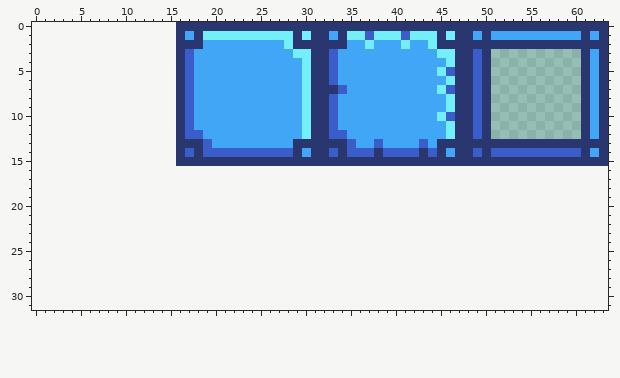
A pixel-art sprite gets an edit: dist/assets/components/block.png. Above, as it was before the edit.
The file is 48x16 pixels. The old version is drawn lined up with the new one, on the new canvas.
After the commit:
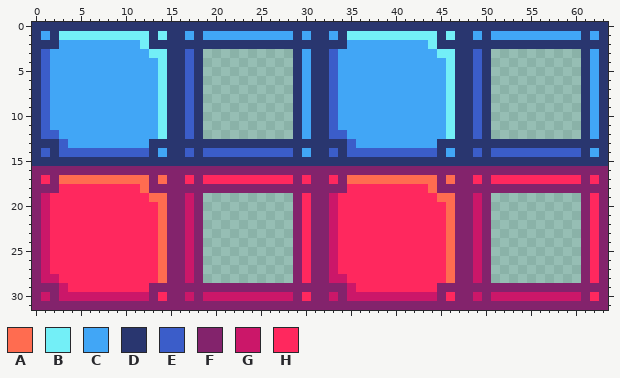
Palette (. is transparent): A #ff6c50  B #73eff7  C #41a6f6  D #29366f  E #3b5dc9  F #83236c  G #cb1769  H #ff285e
What changed:
canvas 48x16 -> 64x32, the old top-left corner now at 16,0
@@ x 0..63 @@
- 0 ................DDDDDDDDDDDDDDDDDDDDDDDDDDDDDDDDDDDDDDDDDDDDDDDD
- 1 ................DCDBBBBBBBBBBDBDDCDBBEBBBEBBBDBDDCDCCCCCCCCCCDCD
- 2 ................DDDCCCCCCCCCBDDDDDDCCBCCCBCCBDDDDDDDDDDDDDDDDDDD
- 3 ................DECCCCCCCCCCCBBDDECCCCCCCCCCCBBDDED..........DCD
- 4 ................DECCCCCCCCCCCCBDDECCCCCCCCCCCCBDDED..........DCD
- 5 ................DECCCCCCCCCCCCBDDECCCCCCCCCCCBEDDED..........DCD
- 6 ................DECCCCCCCCCCCCBDDECCCCCCCCCCCCBDDED..........DCD
- 7 ................DECCCCCCCCCCCCBDDDECCCCCCCCCCBEDDED..........DCD
- 8 ................DECCCCCCCCCCCCBDDECCCCCCCCCCCCBDDED..........DCD
- 9 ................DECCCCCCCCCCCCBDDECCCCCCCCCCCCBDDED..........DCD
-10 ................DECCCCCCCCCCCCBDDECCCCCCCCCCCBEDDED..........DCD
-11 ................DECCCCCCCCCCCCBDDECCCCCCCCCCCCBDDED..........DCD
-12 ................DEECCCCCCCCCCCBDDEECCCCCCCCCCCBDDED..........DCD
-13 ................DDDECCCCCCCCCDDDDDDECCECCCCECDDDDDDDDDDDDDDDDDDD
-14 ................DEDEEEEEEEEEEDCDDEDEEEDEEEEDEDCDDEDEEEEEEEEEEDCD
-15 ................DDDDDDDDDDDDDDDDDDDDDDDDDDDDDDDDDDDDDDDDDDDDDDDD
-16 ................................................................
-17 ................................................................
-18 ................................................................
-19 ................................................................
-20 ................................................................
-21 ................................................................
-22 ................................................................
-23 ................................................................
-24 ................................................................
-25 ................................................................
-26 ................................................................
-27 ................................................................
-28 ................................................................
-29 ................................................................
-30 ................................................................
-31 ................................................................
+ 0 DDDDDDDDDDDDDDDDDDDDDDDDDDDDDDDDDDDDDDDDDDDDDDDDDDDDDDDDDDDDDDDD
+ 1 DCDBBBBBBBBBBDBDDCDCCCCCCCCCCDCDDCDBBBBBBBBBBDBDDCDCCCCCCCCCCDCD
+ 2 DDDCCCCCCCCCBDDDDDDDDDDDDDDDDDDDDDDCCCCCCCCCBDDDDDDDDDDDDDDDDDDD
+ 3 DECCCCCCCCCCCBBDDED..........DCDDECCCCCCCCCCCBBDDED..........DCD
+ 4 DECCCCCCCCCCCCBDDED..........DCDDECCCCCCCCCCCCBDDED..........DCD
+ 5 DECCCCCCCCCCCCBDDED..........DCDDECCCCCCCCCCCCBDDED..........DCD
+ 6 DECCCCCCCCCCCCBDDED..........DCDDECCCCCCCCCCCCBDDED..........DCD
+ 7 DECCCCCCCCCCCCBDDED..........DCDDECCCCCCCCCCCCBDDED..........DCD
+ 8 DECCCCCCCCCCCCBDDED..........DCDDECCCCCCCCCCCCBDDED..........DCD
+ 9 DECCCCCCCCCCCCBDDED..........DCDDECCCCCCCCCCCCBDDED..........DCD
+10 DECCCCCCCCCCCCBDDED..........DCDDECCCCCCCCCCCCBDDED..........DCD
+11 DECCCCCCCCCCCCBDDED..........DCDDECCCCCCCCCCCCBDDED..........DCD
+12 DEECCCCCCCCCCCBDDED..........DCDDEECCCCCCCCCCCBDDED..........DCD
+13 DDDECCCCCCCCCDDDDDDDDDDDDDDDDDDDDDDECCCCCCCCCDDDDDDDDDDDDDDDDDDD
+14 DEDEEEEEEEEEEDCDDEDEEEEEEEEEEDCDDEDEEEEEEEEEEDCDDEDEEEEEEEEEEDCD
+15 DDDDDDDDDDDDDDDDDDDDDDDDDDDDDDDDDDDDDDDDDDDDDDDDDDDDDDDDDDDDDDDD
+16 FFFFFFFFFFFFFFFFFFFFFFFFFFFFFFFFFFFFFFFFFFFFFFFFFFFFFFFFFFFFFFFF
+17 FHFAAAAAAAAAAFAFFHFHHHHHHHHHHFHFFHFAAAAAAAAAAFAFFHFHHHHHHHHHHFHF
+18 FFFHHHHHHHHHAFFFFFFFFFFFFFFFFFFFFFFHHHHHHHHHAFFFFFFFFFFFFFFFFFFF
+19 FGHHHHHHHHHHHAAFFGF..........FHFFGHHHHHHHHHHHAAFFGF..........FHF
+20 FGHHHHHHHHHHHHAFFGF..........FHFFGHHHHHHHHHHHHAFFGF..........FHF
+21 FGHHHHHHHHHHHHAFFGF..........FHFFGHHHHHHHHHHHHAFFGF..........FHF
+22 FGHHHHHHHHHHHHAFFGF..........FHFFGHHHHHHHHHHHHAFFGF..........FHF
+23 FGHHHHHHHHHHHHAFFGF..........FHFFGHHHHHHHHHHHHAFFGF..........FHF
+24 FGHHHHHHHHHHHHAFFGF..........FHFFGHHHHHHHHHHHHAFFGF..........FHF
+25 FGHHHHHHHHHHHHAFFGF..........FHFFGHHHHHHHHHHHHAFFGF..........FHF
+26 FGHHHHHHHHHHHHAFFGF..........FHFFGHHHHHHHHHHHHAFFGF..........FHF
+27 FGHHHHHHHHHHHHAFFGF..........FHFFGHHHHHHHHHHHHAFFGF..........FHF
+28 FGGHHHHHHHHHHHAFFGF..........FHFFGGHHHHHHHHHHHAFFGF..........FHF
+29 FFFGHHHHHHHHHFFFFFFFFFFFFFFFFFFFFFFGHHHHHHHHHFFFFFFFFFFFFFFFFFFF
+30 FGFGGGGGGGGGGFHFFGFGGGGGGGGGGFHFFGFGGGGGGGGGGFHFFGFGGGGGGGGGGFHF
+31 FFFFFFFFFFFFFFFFFFFFFFFFFFFFFFFFFFFFFFFFFFFFFFFFFFFFFFFFFFFFFFFF
Changed places in both pictures, as pixel boxes (x1, y1, x2, y2):
changed: (32, 22, 608, 310)
